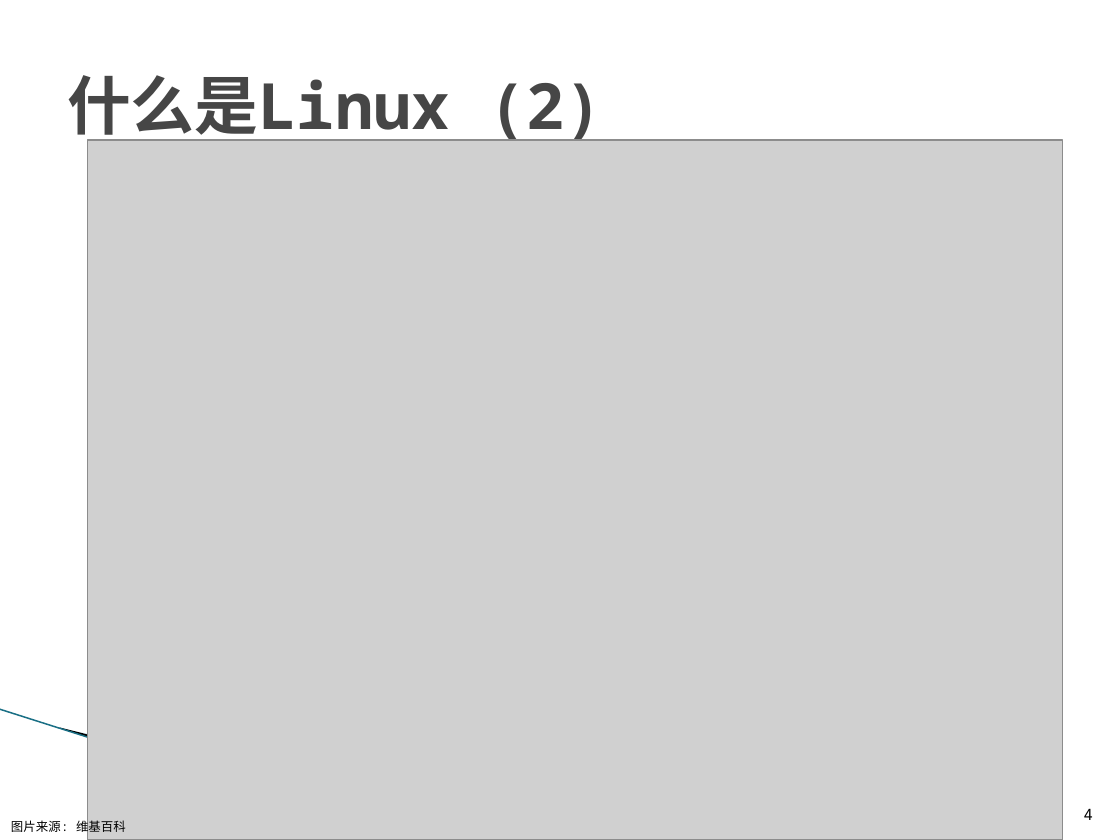
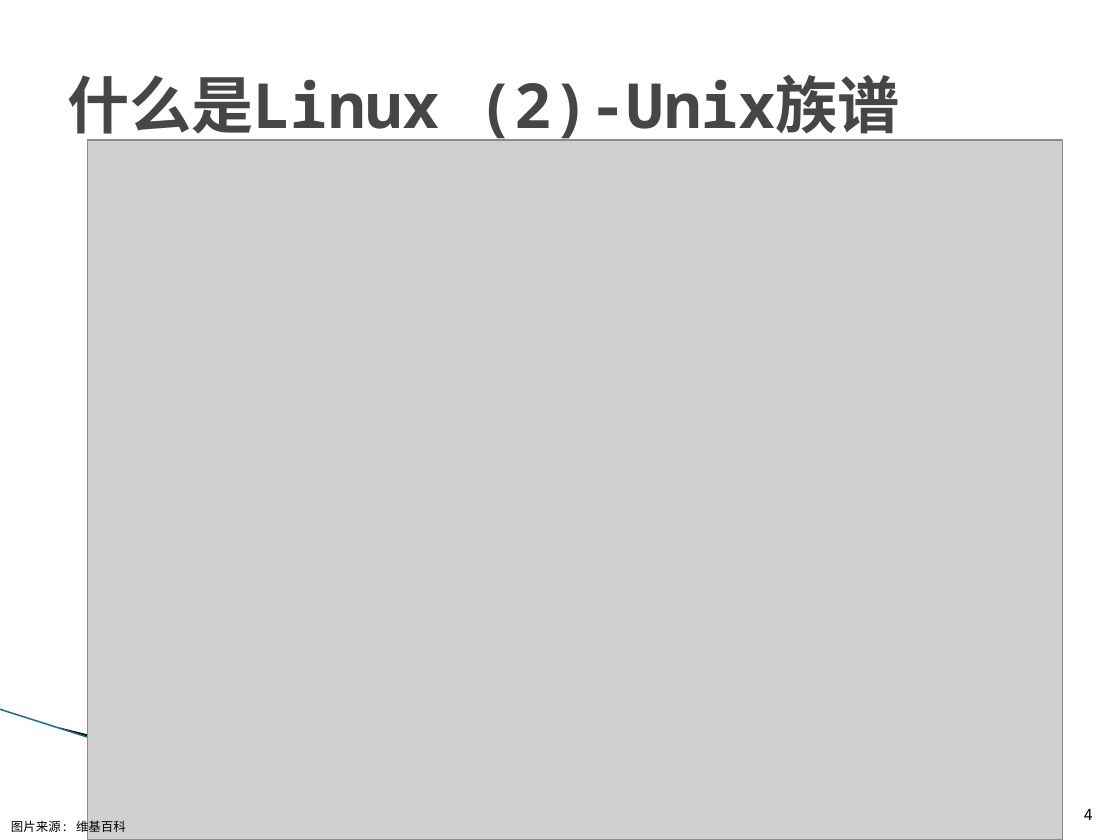
Before and after one commit to L3w1s-L1u/a_linux_prime, a slide deck: slide 4 of linux_introduction/Linux_Intro.pptx. Drawn at 1120x840 pixels with LibreOffice and Linux fonts; fonts in the diff are those of the drawing; grey boxes stand for pictures; background and template pictures are left out. Boxes give left, top, right and bottom in pixels: in the first picture for what was removed or moved away, otherwise in the second. Text is boxed around its words. In the diff, an @@ line names an element or a change of style, - is before the commit and + after.

```diff
--- a/linux_introduction/Linux_Intro.pptx
+++ b/linux_introduction/Linux_Intro.pptx
@@ title at <box>67,75,900,145</box>: text changed; size 41 to 40 pt @@
-什么是Linux (2)
+什么是Linux (2)-Unix族谱
```
Also in this commit, not shown: 10 other slides changed, 2 slides added, 1 slide removed, 2 other files.
